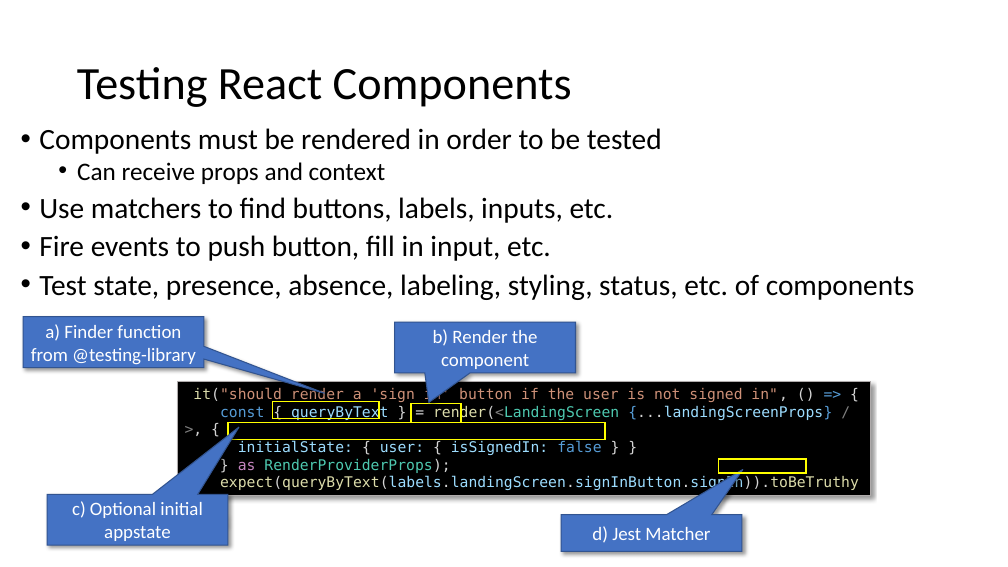
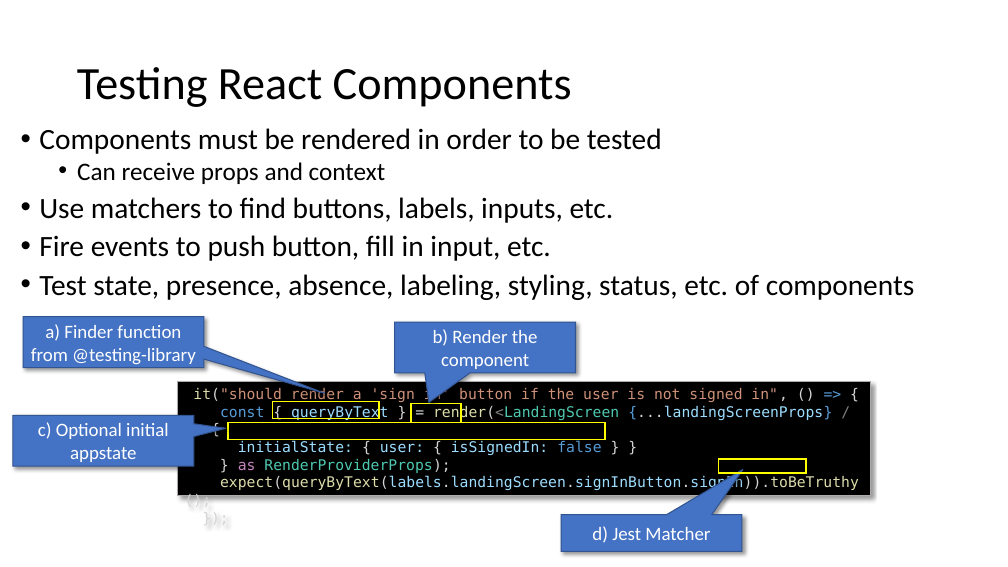
Before and after one commit to reggie3/testing-examples, a slide deck: slide 11 of TestingPresentation.pptx. Drawn at 1008x567 pixels with LibreOffice and Linux fonts; fonts in the diff are those of the drawing. Boxes give left, top, right and bottom in pixels: in the first picture for what was removed or moved away, otherwise in the second. Text is boxed around its words. In the diff, an @@ line names an element or a change of style, - is before the commit and + after.

```diff
--- a/TestingPresentation.pptx
+++ b/TestingPresentation.pptx
@@ speech box "c) Optional initial appstate": place and size @@
-speech box "c) Optional initial appstate" at (47, 495, 228, 545)
+speech box "c) Optional initial appstate" at (13, 415, 194, 466)
@@ speech box "c) Optional initial appstate" at (13, 415, 194, 466): proportions changed @@
```
Also in this commit, not shown: 1 other slide changed.
